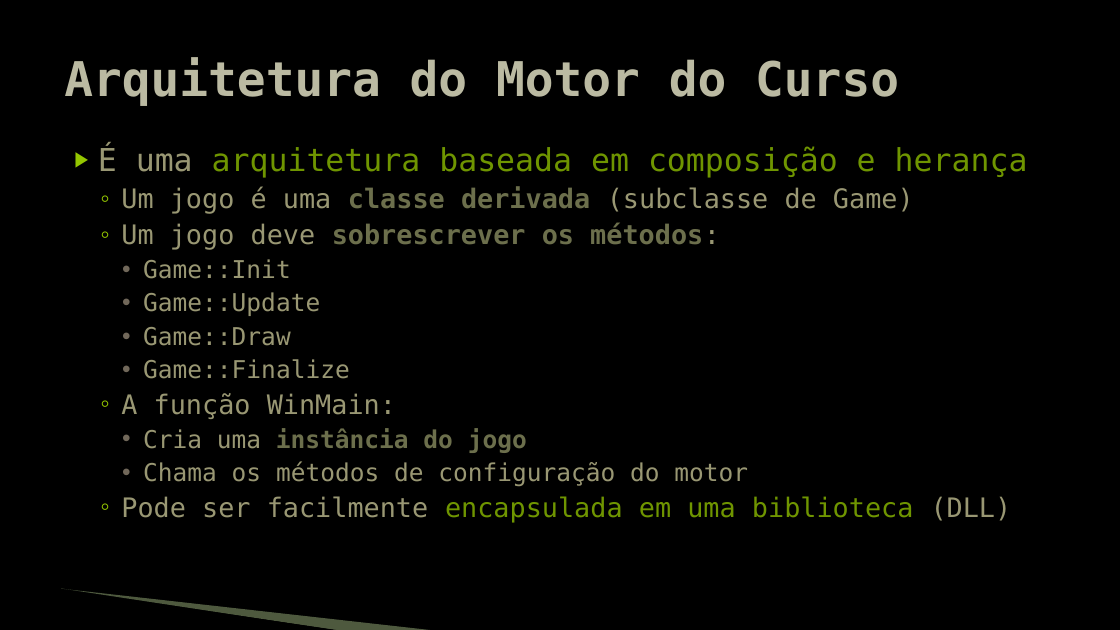
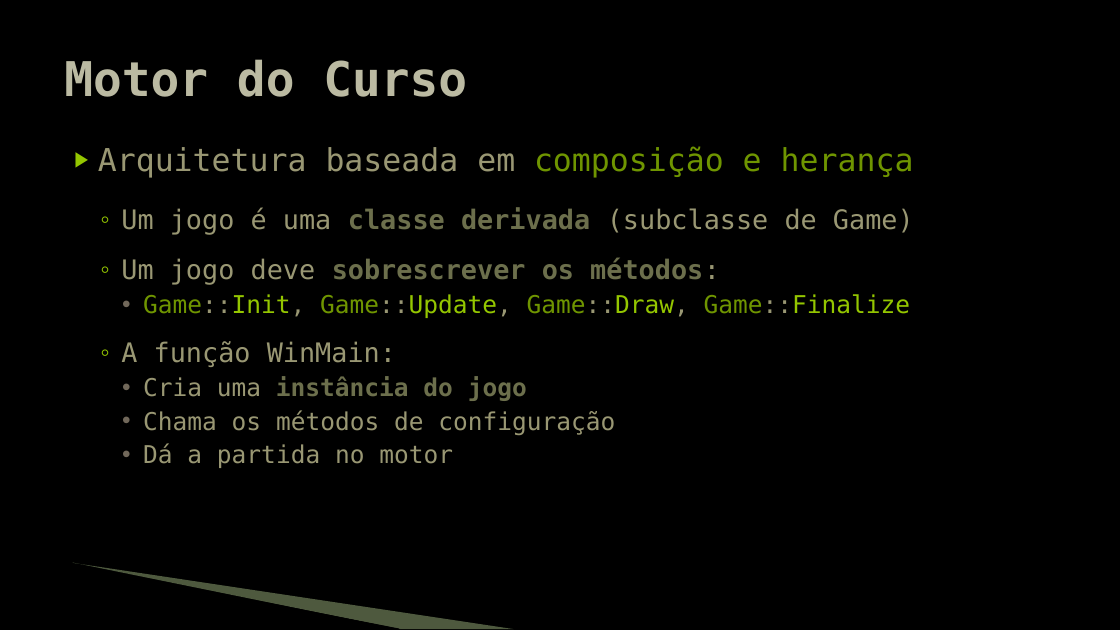
Before and after one commit to JudsonSS/Jogos, a slide deck: slide 8 of Slides/05. Motor de Jogo.pptx (slide 7 before the commit). Drawn at 1120x630 pixels with LibreOffice and Linux fonts; fonts in the diff are those of the drawing; background and template pictures are left out. Boxes give left, top, right and bottom in pixels: in the first picture for what was removed or moved away, otherwise in the second. Text is boxed around its words. In the diff, an @@ line names an element or a change of style, - is before the commit and + after.

```diff
--- a/Slides/05. Motor de Jogo.pptx
+++ b/Slides/05. Motor de Jogo.pptx
@@ title at [64,59,467,97]: text changed @@
-Arquitetura do Motor do Curso
+Motor do Curso
@@ text at [98,146,914,178]: text changed; text colour #6F9400 to #999773 @@
-▶ É uma arquitetura baseada em composição e herança
+▶ Arquitetura baseada em composição e herança
@@ text at [121,208,914,235]: more space between paragraphs @@
@@ text at [143,294,911,318]: text changed; text colour #999773 to #94C600 @@
-    • Game::Init
-    • Game::Update
-    • Game::Draw
-    • Game::Finalize
+    • Game::Init, Game::Update, Game::Draw, Game::Finalize
@@ text at [143,410,615,468]: text changed; size 23 to 21 pt @@
-    • Chama os métodos de configuração do motor
-  ◦ Pode ser facilmente encapsulada em uma biblioteca (DLL)
+    • Chama os métodos de configuração
+    • Dá a partida no motor
@@ freeform shape: place and size @@
-freeform shape at [60,590,340,630]
+freeform shape at [71,565,400,629]
@@ freeform shape: place and size @@
-freeform shape at [61,589,437,630]
+freeform shape at [73,563,514,629]
```
Also in this commit, not shown: 9 other slides changed, 1 slide added.
